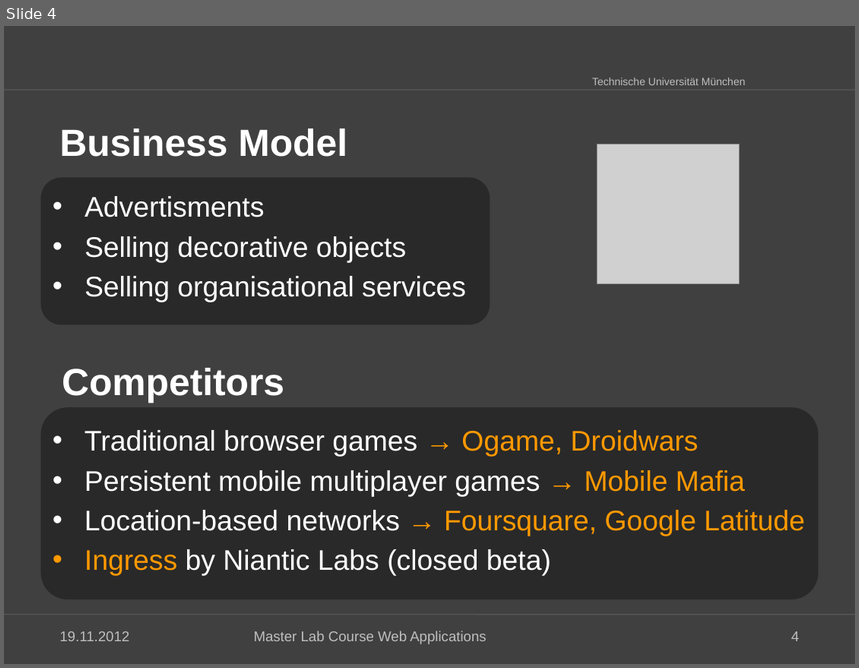
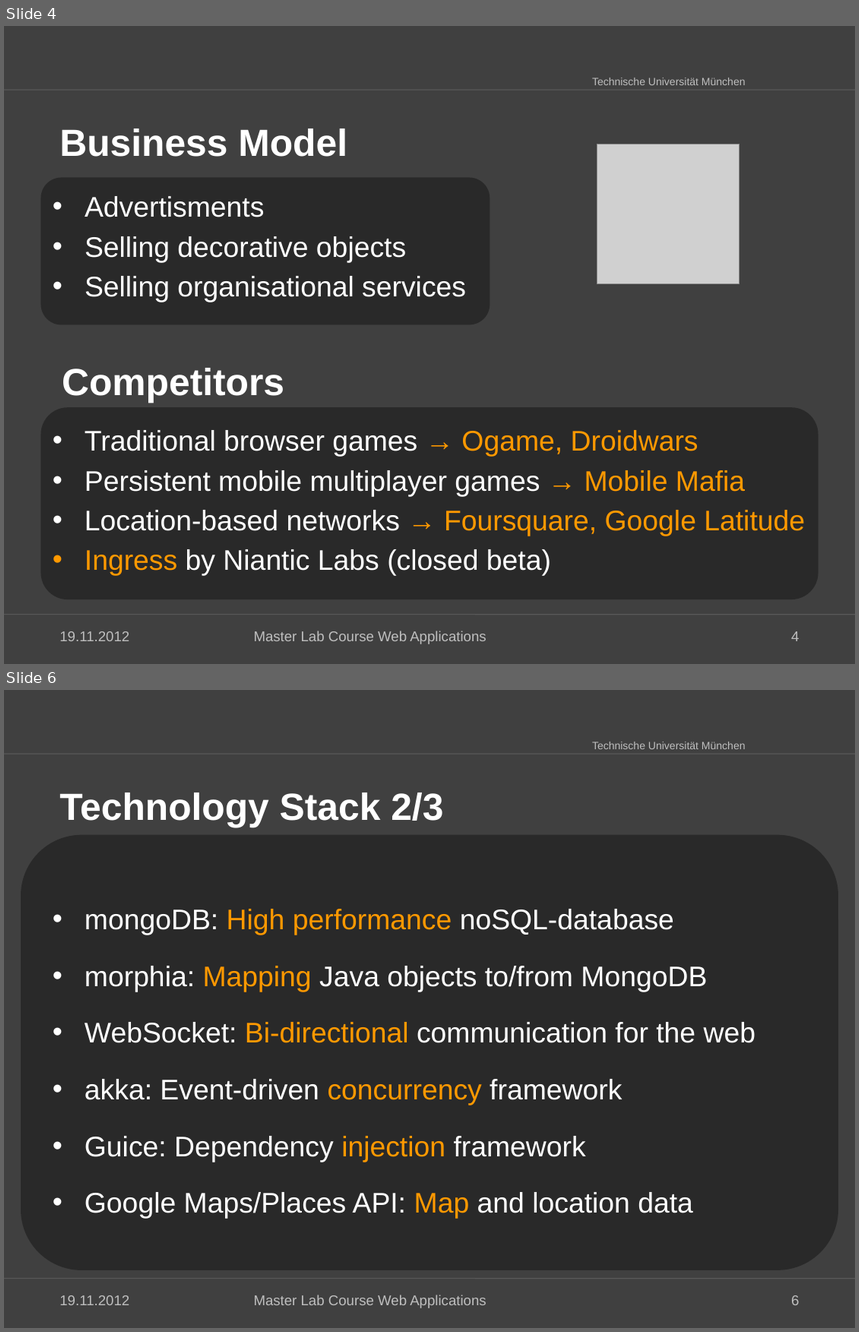
Before and after one commit to kneczaj/pi-puppids, a slide deck: docs/group4_Final_Presentation.pptx. Shown one above the other, each under a label of ours: slide 4 before the commit, slides 4 and 6 after it; the slides between them are not shown. The pictures are 859x668 and 859x1332 pixels, drawn with LibreOffice and Linux fonts; fonts in the diff are those of the drawing; grey boxes stand for pictures; background and template pictures are left out. Boxes give left, top, right and bottom in pixels: in the first picture for what was removed or moved away, otherwise in the second. Text is boxed around its words. In the diff, an @@ line names an element or a change of style, - is before the commit and + after.

```diff
--- a/docs/group4_Final_Presentation.pptx
+++ b/docs/group4_Final_Presentation.pptx
@@ slide 6 added at bbox=[4, 690, 855, 1328], background #404040; not listed: 3 template elements that a slide beside it also shows @@
@@ title added at bbox=[59, 793, 443, 828], 32 pt, text #FFFFFF, bold @@
+Technology Stack 2/3
@@ rounded rectangle added at bbox=[21, 834, 839, 1271], fill #292929 @@
@@ text added at bbox=[85, 909, 756, 1219], 24 pt, text #FFFFFF @@
+• mongoDB: High performance noSQL-database
+• morphia: Mapping Java objects to/from MongoDB
+• WebSocket: Bi-directional communication for the web
+• akka: Event-driven concurrency framework
+• Guice: Dependency injection framework
+• Google Maps/Places API: Map and location data
@@ text added at bbox=[59, 1296, 129, 1306], 12 pt, text #BFBFBF @@
+19.11.2012
@@ text added at bbox=[254, 1295, 486, 1309], 12 pt, text #BFBFBF @@
+Master Lab Course Web Applications
@@ page number added at bbox=[791, 1296, 799, 1306], 12 pt, text #BFBFBF @@
+6
```
Also in this commit, not shown: 2 slides changed, 7 other slides added, 8 other files.
